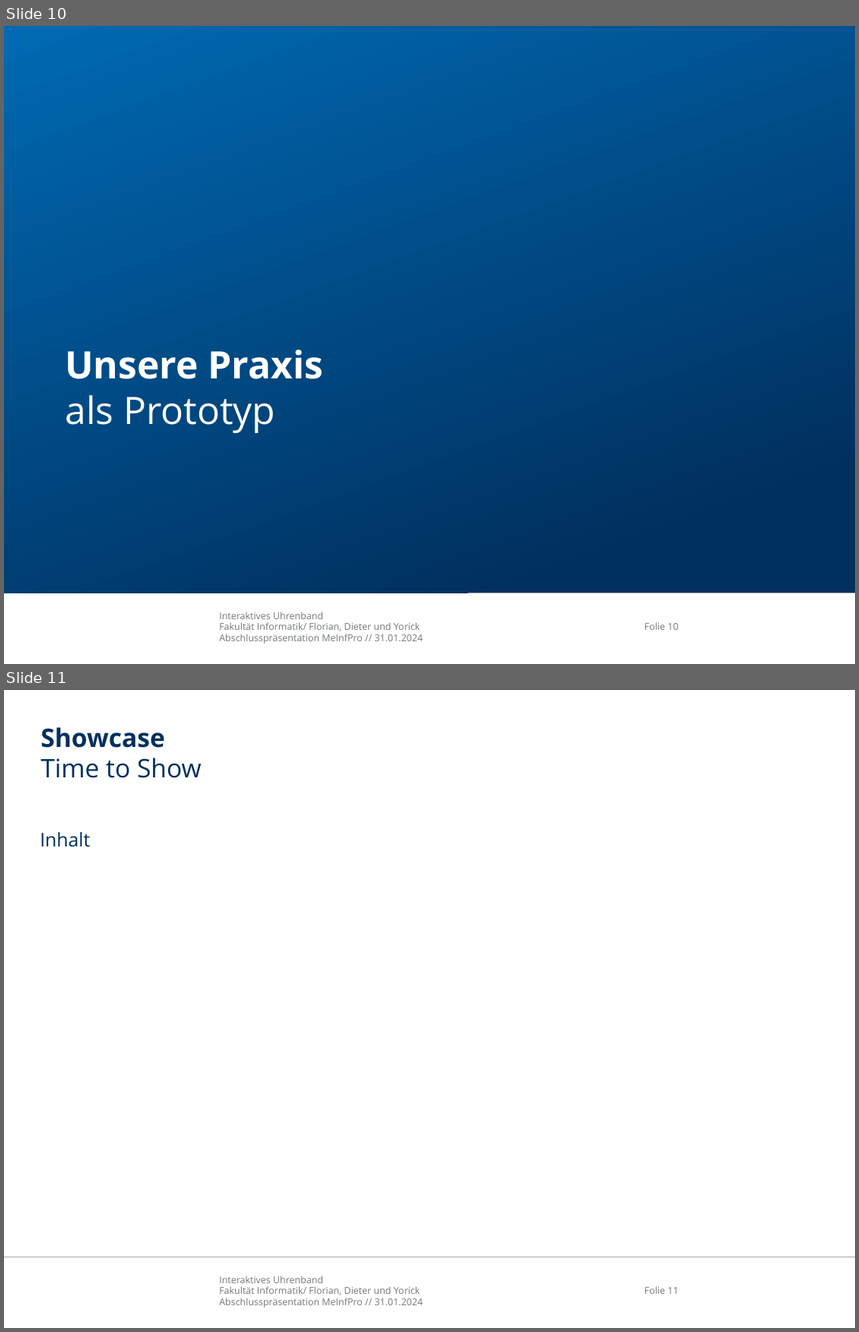
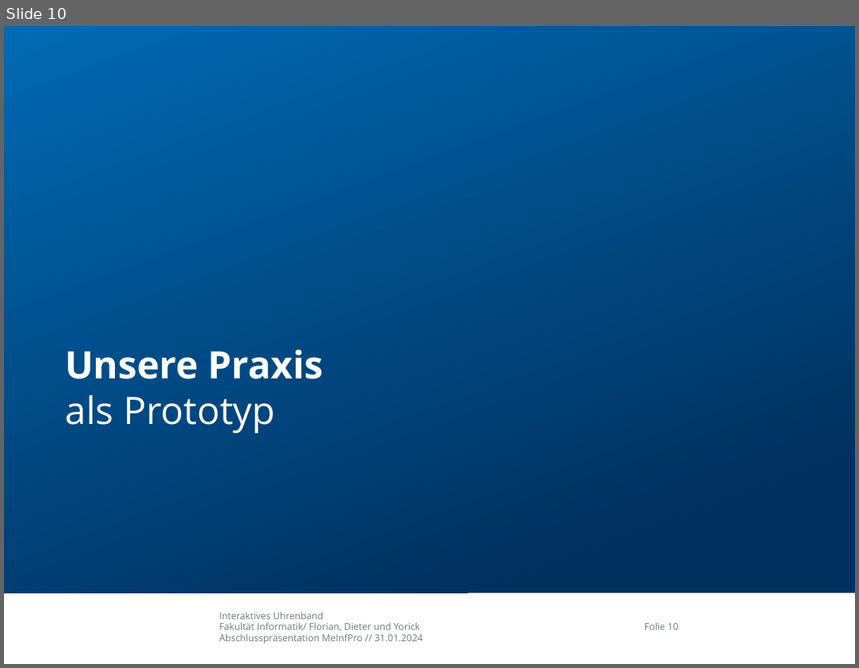
Before and after one commit to Avva-FR/StrapAR-Augmented-Smartwatch-Interface, a slide deck: doc/abschlusspraesentation/MeInfPro_Abschlusspräsentation_watch.pptx. Shown one above the other, each under a label of ours: slides 10 and 11 before the commit, slide 10 after it. The pictures are 859x1332 and 859x668 pixels, drawn with LibreOffice and Linux fonts; fonts in the diff are those of the drawing; background and template pictures are left out. Boxes give left, top, right and bottom in pixels: in the first picture for what was removed or moved away, otherwise in the second. Text is boxed around its words. In the diff, an @@ line names an element or a change of style, - is before the commit and + after.

```diff
--- a/doc/abschlusspraesentation/MeInfPro_Abschlusspräsentation_watch.pptx
+++ b/doc/abschlusspraesentation/MeInfPro_Abschlusspräsentation_watch.pptx
@@ slide 11 removed at [4, 690, 855, 1328], background #FFFFFF; not listed: 3 template elements that a slide beside it also shows @@
@@ title removed at [40, 727, 202, 778] @@
-Showcase
-Time to Show
@@ text removed at [40, 832, 90, 847] @@
-Inhalt
```
Also in this commit, not shown: 5 slides changed, 2 slides added, 1 other slide removed.
